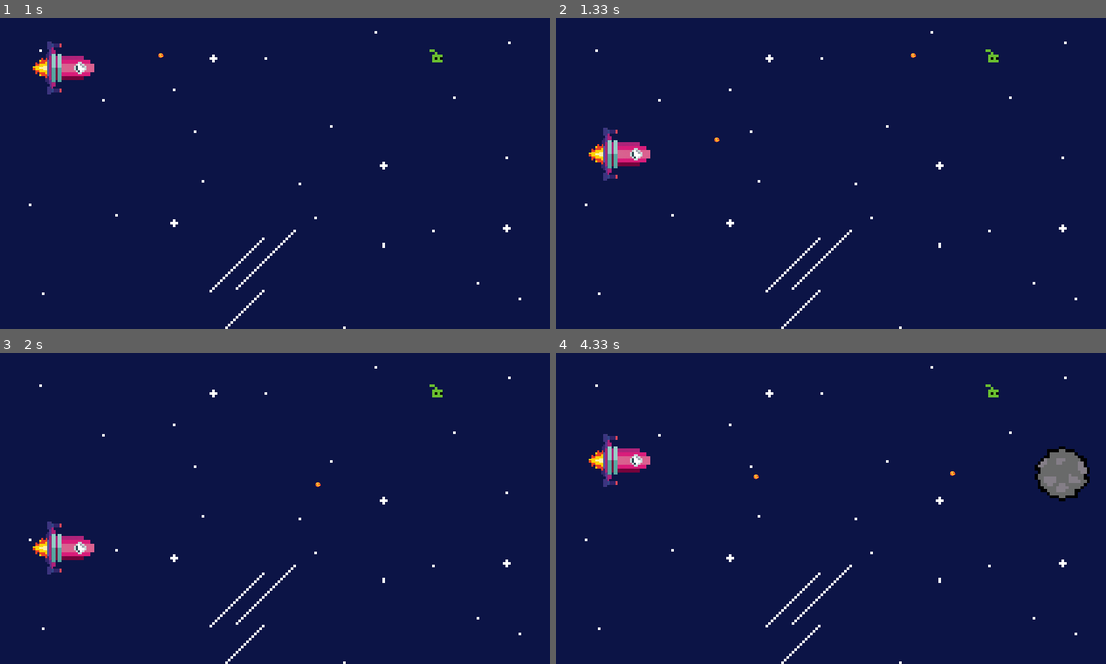
Above: before the commit, frames 1-4 (two rows, left to right).
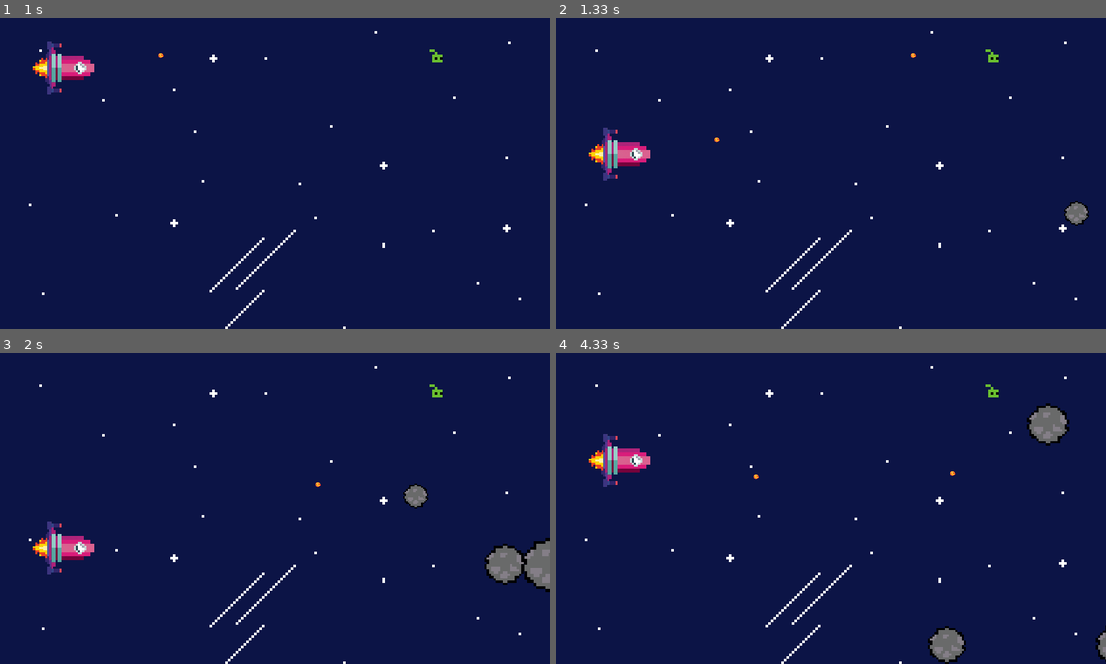
Above: after the commit, the same moments.

Repository: lckoyama/Space-War-Pygame
Game: pygame game, started from main.py
Same seed, same stepped clock (60 frames per second), same inputs: the game is played once before the commit and once after it.
Inputs:
- Up to frame 1 (1 s): hold W 0.33-0.8 s; hold S from 0.83 s (still down); tap Space at 0.9 s
- Up to frame 2 (1.33 s): release S at 1.13 s; hold W from 1.17 s (still down); tap Space at 1.23 s
- Up to frame 3 (2 s): release W at 1.53 s; hold S 1.57-1.93 s; tap Space at 1.63 s; hold W from 1.97 s (still down)
- Up to frame 4 (4.33 s): tap Space at 2.03, 2.37, 2.7, 3.1, 3.5, 3.83, 4.17 s; release W at 2.27 s; hold S 2.3-2.6 s; hold W 2.63-3 s; hold S 3.03-3.4 s; hold W 3.43-3.73 s; hold S 3.77-4.07 s; hold W from 4.1 s (still down)

Frame 1 is identical in both runs. In frame 2, 0.3% of the frame differs, in the area x 92-97%, y 58-67%; in frame 3, 1.6%; in frame 4, 2.8%, in the area x 67-100%, y 16-100%.

Commit message:
lógica dos asteroides

Diff:
--- a/asteroide.py
+++ b/asteroide.py
@@ -5,19 +5,22 @@
     def __init__(self, *groups):
         super().__init__(*groups)
 
+        tamanho = random.randint(60, 160)
+
         self.image = pygame.image.load("data/asteroide.png")
-        self.image = pygame.transform.scale(self.image, [150, 150])
+        self.image = pygame.transform.scale(self.image, [tamanho, tamanho])
+        self.rect = self.image.get_rect()
+        fator_colisao = int(tamanho * -0.5)
+        self.rect.inflate_ip(fator_colisao, fator_colisao)
+        self.rect.x = 840 + random.randint(10, 210)
+        self.rect.y = random.randint(2, 450)
 
-        self.rect = self.image.get_rect()
-        self.rect.inflate_ip(-100, -100)
-
-        self.rect.x = 840 + random.randint(1, 400)
-        self.rect.y = random.randint(2, 400)
-
-        #velocidade aleatoria
-        self.speed = 1 + random.random() * 2
+        base_speed = (200 / tamanho) + (random.random() * 2)
+        self.speed_x = base_speed
+        self.speed_y = random.choice([-1.5, -0.5, 0, 0.5, 1.5]) * (random.random() + 0.5)
 
     def update(self, *args):
-        self.rect.x -= self.speed
-        if self.rect.right < 0:
+        self.rect.x -= self.speed_x
+        self.rect.y += self.speed_y
+        if self.rect.right < 0 or self.rect.bottom < -50 or self.rect.top > 650:
             self.kill()
--- a/main.py
+++ b/main.py
@@ -69,14 +69,14 @@
         objectGroup.update()
 
         survival_timer += 1
-        if survival_timer >= 3000:
+        if survival_timer >= 1500:
             game_won = True
             pygame.mixer.music.stop()
 
         timer += 1
-        if timer > 30:
+        if timer > 10:
             timer = 0
-            if random.random() < 0.3:
+            if random.random() < 0.4:
                 Asteroide(objectGroup, asteroideGroup)
 
         #colisão
